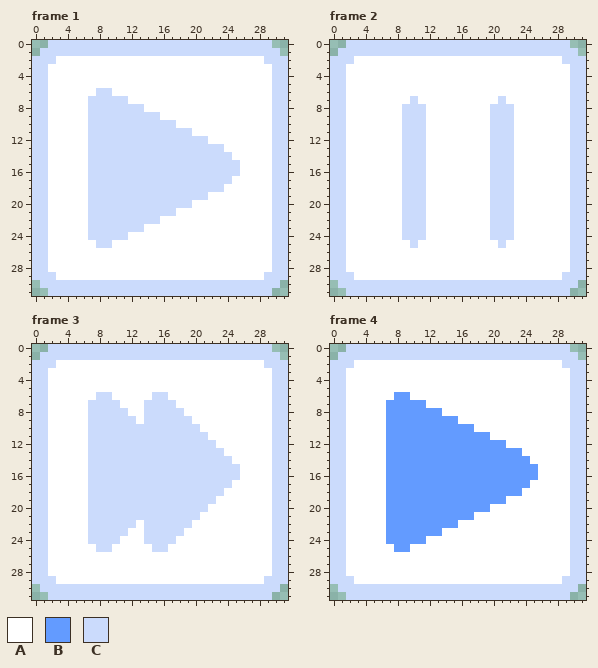
Two versions of one pixel-art file, Assets/Aseprite/PlayButtons.aseprite. The picture above was drawn from the file before the commit.
32x32 pixels, 9 frames. Shown: frame 1, frame 2, frame 3, frame 4. The commit also changed other frames, which this record leaves out.
Palette (. is transparent): A #ffffff  B #639bff  C #cbdbfc
The result:
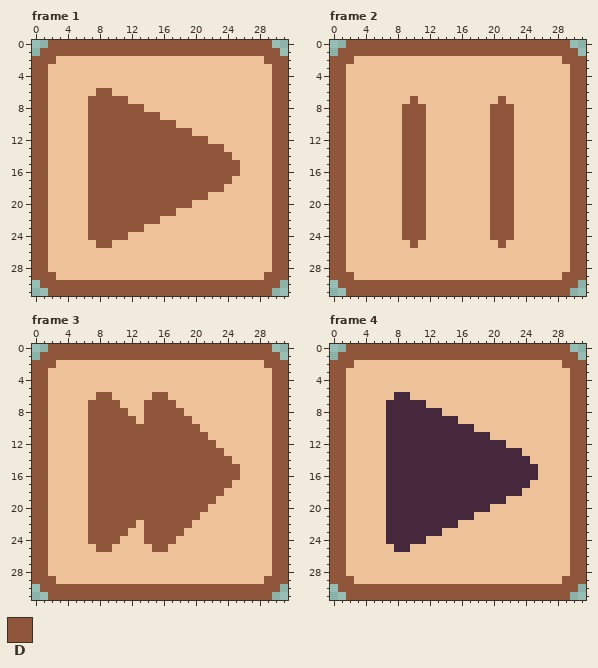
Colours new in this view: D #8f563b
The exact change:
colour A: #ffffff -> #eec39a
colour B: #639bff -> #45283c
Frame 1, layers "Icon", "Backdrop":
y 0: x 2..29 CCCCCCCCCCCCCCCCCCCCCCCCCCCC -> DDDDDDDDDDDDDDDDDDDDDDDDDDDD
y 1: x 1..30 CCCCCCCCCCCCCCCCCCCCCCCCCCCCCC -> DDDDDDDDDDDDDDDDDDDDDDDDDDDDDD
y 2: x 0..2 CCC -> DDD; x 29..31 CCC -> DDD
y 3..5: x 0..1 CC -> DD; x 30..31 CC -> DD
y 6: x 0..1 CC -> DD; x 8..9 CC -> DD; x 30..31 CC -> DD
y 7: x 0..1 CC -> DD; x 7..11 CCCCC -> DDDDD; x 30..31 CC -> DD
y 8: x 0..1 CC -> DD; x 7..13 CCCCCCC -> DDDDDDD; x 30..31 CC -> DD
y 9: x 0..1 CC -> DD; x 7..15 CCCCCCCCC -> DDDDDDDDD; x 30..31 CC -> DD
y 10: x 0..1 CC -> DD; x 7..17 CCCCCCCCCCC -> DDDDDDDDDDD; x 30..31 CC -> DD
y 11: x 0..1 CC -> DD; x 7..19 CCCCCCCCCCCCC -> DDDDDDDDDDDDD; x 30..31 CC -> DD
y 12: x 0..1 CC -> DD; x 7..21 CCCCCCCCCCCCCCC -> DDDDDDDDDDDDDDD; x 30..31 CC -> DD
y 13: x 0..1 CC -> DD; x 7..23 CCCCCCCCCCCCCCCCC -> DDDDDDDDDDDDDDDDD; x 30..31 CC -> DD
y 14: x 0..1 CC -> DD; x 7..24 CCCCCCCCCCCCCCCCCC -> DDDDDDDDDDDDDDDDDD; x 30..31 CC -> DD
y 15..16: x 0..1 CC -> DD; x 7..25 CCCCCCCCCCCCCCCCCCC -> DDDDDDDDDDDDDDDDDDD; x 30..31 CC -> DD
y 17: x 0..1 CC -> DD; x 7..24 CCCCCCCCCCCCCCCCCC -> DDDDDDDDDDDDDDDDDD; x 30..31 CC -> DD
y 18: x 0..1 CC -> DD; x 7..23 CCCCCCCCCCCCCCCCC -> DDDDDDDDDDDDDDDDD; x 30..31 CC -> DD
y 19: x 0..1 CC -> DD; x 7..21 CCCCCCCCCCCCCCC -> DDDDDDDDDDDDDDD; x 30..31 CC -> DD
y 20: x 0..1 CC -> DD; x 7..19 CCCCCCCCCCCCC -> DDDDDDDDDDDDD; x 30..31 CC -> DD
y 21: x 0..1 CC -> DD; x 7..17 CCCCCCCCCCC -> DDDDDDDDDDD; x 30..31 CC -> DD
y 22: x 0..1 CC -> DD; x 7..15 CCCCCCCCC -> DDDDDDDDD; x 30..31 CC -> DD
y 23: x 0..1 CC -> DD; x 7..13 CCCCCCC -> DDDDDDD; x 30..31 CC -> DD
y 24: x 0..1 CC -> DD; x 7..11 CCCCC -> DDDDD; x 30..31 CC -> DD
y 25: x 0..1 CC -> DD; x 8..9 CC -> DD; x 30..31 CC -> DD
y 26..28: x 0..1 CC -> DD; x 30..31 CC -> DD
y 29: x 0..2 CCC -> DDD; x 29..31 CCC -> DDD
y 30: x 1..30 CCCCCCCCCCCCCCCCCCCCCCCCCCCCCC -> DDDDDDDDDDDDDDDDDDDDDDDDDDDDDD
y 31: x 2..29 CCCCCCCCCCCCCCCCCCCCCCCCCCCC -> DDDDDDDDDDDDDDDDDDDDDDDDDDDD
Frame 2, layers "Icon", "Backdrop":
y 0: x 2..29 CCCCCCCCCCCCCCCCCCCCCCCCCCCC -> DDDDDDDDDDDDDDDDDDDDDDDDDDDD
y 1: x 1..30 CCCCCCCCCCCCCCCCCCCCCCCCCCCCCC -> DDDDDDDDDDDDDDDDDDDDDDDDDDDDDD
y 2: x 0..2 CCC -> DDD; x 29..31 CCC -> DDD
y 3..6: x 0..1 CC -> DD; x 30..31 CC -> DD
y 7: x 0..1 CC -> DD; x 10 C -> D; x 21 C -> D; x 30..31 CC -> DD
y 8..24: x 0..1 CC -> DD; x 9..11 CCC -> DDD; x 20..22 CCC -> DDD; x 30..31 CC -> DD
y 25: x 0..1 CC -> DD; x 10 C -> D; x 21 C -> D; x 30..31 CC -> DD
y 26..28: x 0..1 CC -> DD; x 30..31 CC -> DD
y 29: x 0..2 CCC -> DDD; x 29..31 CCC -> DDD
y 30: x 1..30 CCCCCCCCCCCCCCCCCCCCCCCCCCCCCC -> DDDDDDDDDDDDDDDDDDDDDDDDDDDDDD
y 31: x 2..29 CCCCCCCCCCCCCCCCCCCCCCCCCCCC -> DDDDDDDDDDDDDDDDDDDDDDDDDDDD
Frame 3, layers "Icon", "Backdrop":
y 0: x 2..29 CCCCCCCCCCCCCCCCCCCCCCCCCCCC -> DDDDDDDDDDDDDDDDDDDDDDDDDDDD
y 1: x 1..30 CCCCCCCCCCCCCCCCCCCCCCCCCCCCCC -> DDDDDDDDDDDDDDDDDDDDDDDDDDDDDD
y 2: x 0..2 CCC -> DDD; x 29..31 CCC -> DDD
y 3..5: x 0..1 CC -> DD; x 30..31 CC -> DD
y 6: x 0..1 CC -> DD; x 8..9 CC -> DD; x 15..16 CC -> DD; x 30..31 CC -> DD
y 7: x 0..1 CC -> DD; x 7..10 CCCC -> DDDD; x 14..17 CCCC -> DDDD; x 30..31 CC -> DD
y 8: x 0..1 CC -> DD; x 7..11 CCCCC -> DDDDD; x 14..18 CCCCC -> DDDDD; x 30..31 CC -> DD
y 9: x 0..1 CC -> DD; x 7..12 CCCCCC -> DDDDDD; x 14..19 CCCCCC -> DDDDDD; x 30..31 CC -> DD
y 10: x 0..1 CC -> DD; x 7..20 CCCCCCCCCCCCCC -> DDDDDDDDDDDDDD; x 30..31 CC -> DD
y 11: x 0..1 CC -> DD; x 7..21 CCCCCCCCCCCCCCC -> DDDDDDDDDDDDDDD; x 30..31 CC -> DD
y 12: x 0..1 CC -> DD; x 7..22 CCCCCCCCCCCCCCCC -> DDDDDDDDDDDDDDDD; x 30..31 CC -> DD
y 13: x 0..1 CC -> DD; x 7..23 CCCCCCCCCCCCCCCCC -> DDDDDDDDDDDDDDDDD; x 30..31 CC -> DD
y 14: x 0..1 CC -> DD; x 7..24 CCCCCCCCCCCCCCCCCC -> DDDDDDDDDDDDDDDDDD; x 30..31 CC -> DD
y 15..16: x 0..1 CC -> DD; x 7..25 CCCCCCCCCCCCCCCCCCC -> DDDDDDDDDDDDDDDDDDD; x 30..31 CC -> DD
y 17: x 0..1 CC -> DD; x 7..24 CCCCCCCCCCCCCCCCCC -> DDDDDDDDDDDDDDDDDD; x 30..31 CC -> DD
y 18: x 0..1 CC -> DD; x 7..23 CCCCCCCCCCCCCCCCC -> DDDDDDDDDDDDDDDDD; x 30..31 CC -> DD
y 19: x 0..1 CC -> DD; x 7..22 CCCCCCCCCCCCCCCC -> DDDDDDDDDDDDDDDD; x 30..31 CC -> DD
y 20: x 0..1 CC -> DD; x 7..21 CCCCCCCCCCCCCCC -> DDDDDDDDDDDDDDD; x 30..31 CC -> DD
y 21: x 0..1 CC -> DD; x 7..20 CCCCCCCCCCCCCC -> DDDDDDDDDDDDDD; x 30..31 CC -> DD
y 22: x 0..1 CC -> DD; x 7..12 CCCCCC -> DDDDDD; x 14..19 CCCCCC -> DDDDDD; x 30..31 CC -> DD
y 23: x 0..1 CC -> DD; x 7..11 CCCCC -> DDDDD; x 14..18 CCCCC -> DDDDD; x 30..31 CC -> DD
y 24: x 0..1 CC -> DD; x 7..10 CCCC -> DDDD; x 14..17 CCCC -> DDDD; x 30..31 CC -> DD
y 25: x 0..1 CC -> DD; x 8..9 CC -> DD; x 15..16 CC -> DD; x 30..31 CC -> DD
y 26..28: x 0..1 CC -> DD; x 30..31 CC -> DD
y 29: x 0..2 CCC -> DDD; x 29..31 CCC -> DDD
y 30: x 1..30 CCCCCCCCCCCCCCCCCCCCCCCCCCCCCC -> DDDDDDDDDDDDDDDDDDDDDDDDDDDDDD
y 31: x 2..29 CCCCCCCCCCCCCCCCCCCCCCCCCCCC -> DDDDDDDDDDDDDDDDDDDDDDDDDDDD
Frame 4, layer "Backdrop":
y 0: x 2..29 CCCCCCCCCCCCCCCCCCCCCCCCCCCC -> DDDDDDDDDDDDDDDDDDDDDDDDDDDD
y 1: x 1..30 CCCCCCCCCCCCCCCCCCCCCCCCCCCCCC -> DDDDDDDDDDDDDDDDDDDDDDDDDDDDDD
y 2: x 0..2 CCC -> DDD; x 29..31 CCC -> DDD
y 3..28: x 0..1 CC -> DD; x 30..31 CC -> DD
y 29: x 0..2 CCC -> DDD; x 29..31 CCC -> DDD
y 30: x 1..30 CCCCCCCCCCCCCCCCCCCCCCCCCCCCCC -> DDDDDDDDDDDDDDDDDDDDDDDDDDDDDD
y 31: x 2..29 CCCCCCCCCCCCCCCCCCCCCCCCCCCC -> DDDDDDDDDDDDDDDDDDDDDDDDDDDD
